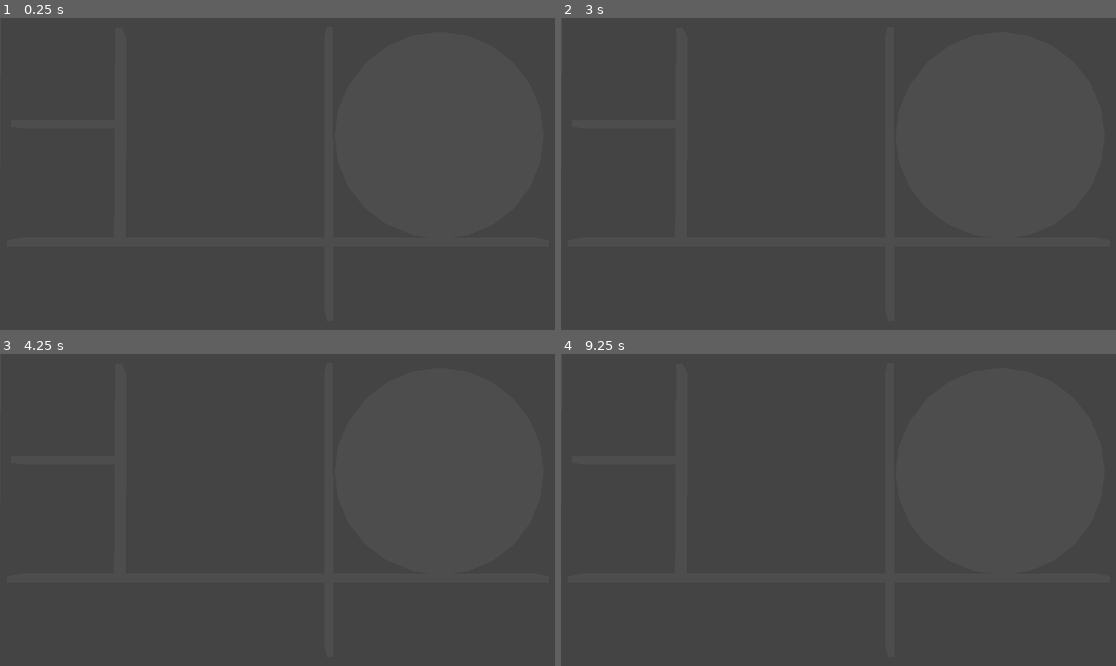
Above: before the commit, frames 1-4 (two rows, left to right).
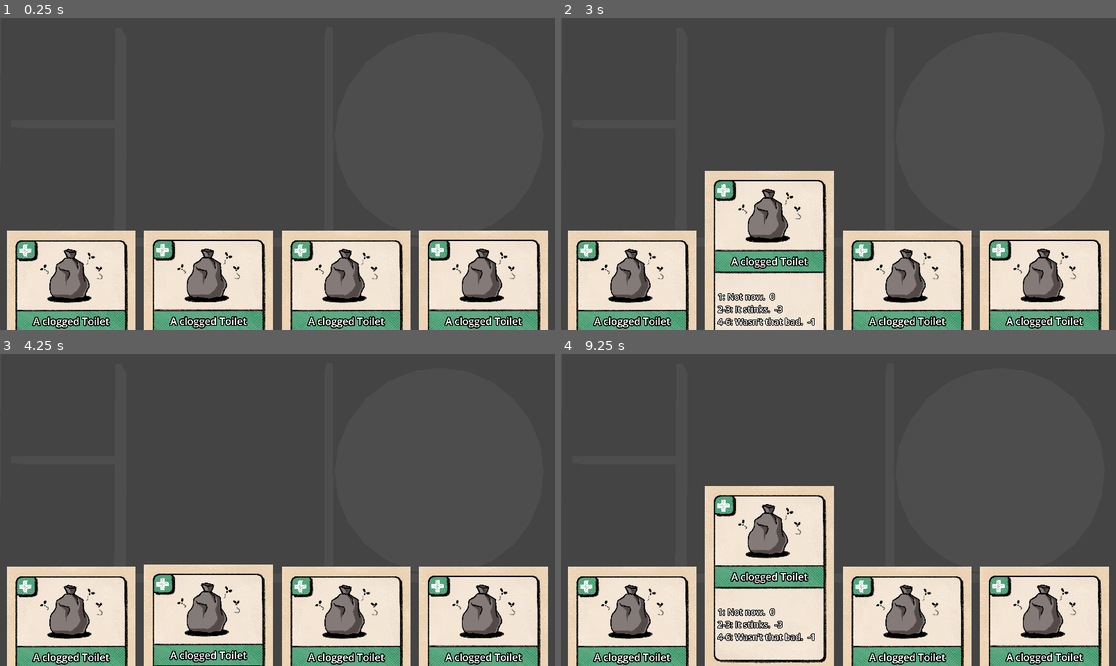
Above: after the commit, the same moments.

Repository: Lievven/weak-end-energy
Game: Godot game, scene res://jans_scene.tscn
Two runs of this game, one before a commit and one after it. Both use one fixed random seed, a clock stepped at 60 frames per second and the inputs below. The project has no main scene, so this scene is started directly.
Inputs (mouse positions are in pixels of both pictures, inside the frame that each line leads up to):
- Up to frame 1 (0.25 s): no input
- Up to frame 2 (3 s): tap Enter at 0.5, 2 s; move the mouse to (960, 158) at 0.52 s; click (960, 158) at 0.67 s; tap Space at 1.25, 2.75 s; move the mouse to (727, 189) at 1.27 s; click (727, 189) at 1.42 s; move the mouse to (894, 105) at 2.02 s; click (894, 105) at 2.17 s; move the mouse to (810, 236) at 2.77 s; click (810, 236) at 2.92 s
- Up to frame 3 (4.25 s): move the mouse to (444, 556) at 3.52 s; click (444, 556) at 3.67 s
- Up to frame 4 (9.25 s): move the mouse to (672, 463) at 4.27 s; click (672, 463) at 4.42 s; tap Enter at 5 s; move the mouse to (866, 510) at 5.02 s; click (866, 510) at 5.17 s; tap Space at 5.75 s; move the mouse to (755, 432) at 5.77 s; click (755, 432) at 5.92 s; move the mouse to (960, 494) at 6.52 s; click (960, 494) at 6.67 s; move the mouse to (727, 525) at 7.27 s; click (727, 525) at 7.42 s; move the mouse to (894, 441) at 8.02 s; click (894, 441) at 8.17 s; move the mouse to (810, 572) at 8.77 s; click (810, 572) at 8.92 s

The runs differ from the first frame. In frame 1, 28% of the frame differs, in the area x 1-99%, y 68-100%; in frame 2, 33%; in frame 3, 28%; in frame 4, 34%, in the area x 1-99%, y 42-100%.

Commit message:
Added card hand UI. Implemented card preview. Moved board & block to /resources

Diff:
--- /dev/null
+++ b/Godot/card_hand.gd
@@ -0,0 +1,5 @@
+extends Control
+
+
+func _ready() -> void:
+	pass
--- a/Godot/card_hand.tscn
+++ b/Godot/card_hand.tscn
@@ -1,6 +1,7 @@
-[gd_scene load_steps=2 format=3 uid="uid://dwansns35h8w4"]
+[gd_scene load_steps=3 format=3 uid="uid://dwansns35h8w4"]
 
-[ext_resource type="PackedScene" uid="uid://dcm74fvn1poc" path="res://cards/card.tscn" id="1_5km37"]
+[ext_resource type="PackedScene" uid="uid://0xtia38tcgne" path="res://card_slot.tscn" id="1_5km37"]
+[ext_resource type="Script" uid="uid://djbo7wed80ird" path="res://card_hand.gd" id="1_swcsj"]
 
 [node name="CardHand" type="Control"]
 layout_mode = 3
@@ -9,20 +10,44 @@
 anchor_bottom = 1.0
 grow_horizontal = 2
 grow_vertical = 2
+script = ExtResource("1_swcsj")
 
 [node name="HBoxContainer" type="HBoxContainer" parent="."]
-layout_mode = 0
-offset_right = 40.0
-offset_bottom = 40.0
+layout_mode = 1
+anchors_preset = 15
+anchor_right = 1.0
+anchor_bottom = 1.0
+grow_horizontal = 2
+grow_vertical = 2
 
-[node name="Card" parent="HBoxContainer" instance=ExtResource("1_5km37")]
+[node name="Separator" type="Control" parent="HBoxContainer"]
+custom_minimum_size = Vector2(10, 0)
 layout_mode = 2
 
-[node name="Card2" parent="HBoxContainer" instance=ExtResource("1_5km37")]
+[node name="CardSlot1" parent="HBoxContainer" instance=ExtResource("1_5km37")]
 layout_mode = 2
 
-[node name="Card3" parent="HBoxContainer" instance=ExtResource("1_5km37")]
+[node name="Separator2" type="Control" parent="HBoxContainer"]
+custom_minimum_size = Vector2(10, 0)
 layout_mode = 2
 
-[node name="Card4" parent="HBoxContainer" instance=ExtResource("1_5km37")]
+[node name="CardSlot2" parent="HBoxContainer" instance=ExtResource("1_5km37")]
 layout_mode = 2
+
+[node name="Separator3" type="Control" parent="HBoxContainer"]
+custom_minimum_size = Vector2(10, 0)
+layout_mode = 2
+
+[node name="CardSlot3" parent="HBoxContainer" instance=ExtResource("1_5km37")]
+layout_mode = 2
+
+[node name="Separator4" type="Control" parent="HBoxContainer"]
+custom_minimum_size = Vector2(10, 0)
+layout_mode = 2
+
+[node name="CardSlot4" parent="HBoxContainer" instance=ExtResource("1_5km37")]
+layout_mode = 2
+
+[node name="Separator5" type="Control" parent="HBoxContainer"]
+custom_minimum_size = Vector2(10, 0)
+layout_mode = 2
--- /dev/null
+++ b/Godot/card_slot.gd
@@ -0,0 +1,35 @@
+extends Control
+
+@export var maximum_screen_percentage = 1.02
+@export var minimum_screen_percentage = 0.54
+@export var card_shift_weight = 5
+
+var target_height = 0
+var current_height = 0
+
+
+func _ready() -> void:
+	target_height = minimum_screen_percentage
+	current_height = minimum_screen_percentage
+
+
+func _process(delta) -> void:
+	current_height = lerpf(current_height, target_height, card_shift_weight * delta)
+	move_card_up_percentage(current_height)
+
+
+func move_card_up_percentage(y_percent) -> void:
+	$Card.position.y = self.size.y - $Card/BackgroundFrame.size.y * y_percent * $Card.scale.y
+
+
+func _on_resized() -> void:
+	var width_mod = self.size.x / $Card/BackgroundFrame.size.x
+	$Card.scale = Vector2(width_mod, width_mod)
+
+
+func _on_card_mouse_entered() -> void:
+	target_height = maximum_screen_percentage
+
+
+func _on_card_mouse_exited() -> void:
+	target_height = minimum_screen_percentage
--- /dev/null
+++ b/Godot/card_slot.tscn
@@ -0,0 +1,23 @@
+[gd_scene load_steps=3 format=3 uid="uid://0xtia38tcgne"]
+
+[ext_resource type="Script" uid="uid://dc50veadfdk6u" path="res://card_slot.gd" id="1_jmuc5"]
+[ext_resource type="PackedScene" uid="uid://dcm74fvn1poc" path="res://cards/card.tscn" id="1_qx3y6"]
+
+[node name="CardSlot" type="Control"]
+layout_mode = 3
+anchors_preset = 15
+anchor_right = 1.0
+anchor_bottom = 1.0
+grow_horizontal = 2
+grow_vertical = 2
+size_flags_horizontal = 3
+script = ExtResource("1_jmuc5")
+
+[node name="Card" parent="." instance=ExtResource("1_qx3y6")]
+layout_mode = 1
+offset_left = 0.0
+offset_right = 0.0
+
+[connection signal="resized" from="." to="." method="_on_resized"]
+[connection signal="mouse_entered" from="Card" to="." method="_on_card_mouse_entered"]
+[connection signal="mouse_exited" from="Card" to="." method="_on_card_mouse_exited"]
--- /dev/null
+++ b/Godot/cards/card.gd
@@ -0,0 +1,10 @@
+extends Control
+
+func generate_card():
+	pass
+
+
+func _on_input(event: InputEvent) -> void:
+	if event is InputEventMouseButton:
+		if event.button_index == MOUSE_BUTTON_LEFT and event.pressed:
+			print("click")
--- a/Godot/cards/card.tscn
+++ b/Godot/cards/card.tscn
@@ -1,51 +1,73 @@
-[gd_scene load_steps=2 format=3 uid="uid://dcm74fvn1poc"]
+[gd_scene load_steps=6 format=3 uid="uid://dcm74fvn1poc"]
 
-[ext_resource type="Texture2D" uid="uid://dfkwrdfqyptjn" path="res://cards/placeholder_card.png" id="1_ivai2"]
+[ext_resource type="Script" uid="uid://bxgd825afvwi5" path="res://cards/card.gd" id="1_jsqqk"]
+[ext_resource type="Texture2D" uid="uid://cyge5do57idsb" path="res://cards/frame_bonus.png" id="1_nwofj"]
+[ext_resource type="Texture2D" uid="uid://vur5v28gtvq" path="res://cards/trashbag.png" id="2_4k7q8"]
+[ext_resource type="LabelSettings" uid="uid://dryivlepfdbbx" path="res://resources/card_title_label.tres" id="2_f61jr"]
+[ext_resource type="LabelSettings" uid="uid://dk55l3b0e2oql" path="res://resources/card_tesxt_label.tres" id="3_f61jr"]
 
 [node name="Card" type="Control"]
 layout_mode = 3
-anchors_preset = 0
-offset_left = 120.0
-offset_top = 167.0
-offset_right = 120.0
-offset_bottom = 167.0
+anchors_preset = 5
+anchor_left = 0.5
+anchor_right = 0.5
+offset_left = -576.0
+offset_right = -576.0
+grow_horizontal = 2
+script = ExtResource("1_jsqqk")
 
-[node name="Sprite2D" type="Sprite2D" parent="."]
-texture = ExtResource("1_ivai2")
+[node name="BackgroundFrame" type="TextureRect" parent="."]
+layout_mode = 1
+anchors_preset = 5
+anchor_left = 0.5
+anchor_right = 0.5
+offset_left = -448.0
+offset_right = 448.0
+offset_bottom = 1280.0
+grow_horizontal = 2
+texture = ExtResource("1_nwofj")
 
 [node name="Label" type="Label" parent="."]
-layout_mode = 1
-anchors_preset = 14
-anchor_top = 0.5
-anchor_right = 1.0
-anchor_bottom = 0.5
-offset_top = -11.5
-offset_bottom = 11.5
-grow_horizontal = 2
-grow_vertical = 2
-text = "Unclogg the Toilet"
+layout_mode = 0
+offset_left = -375.0
+offset_top = 562.0
+offset_right = 373.0
+offset_bottom = 699.0
+text = "A clogged Toilet"
+label_settings = ExtResource("2_f61jr")
 horizontal_alignment = 1
+vertical_alignment = 1
 
 [node name="VBoxContainer" type="VBoxContainer" parent="."]
 layout_mode = 1
-offset_left = -100.0
-offset_top = 28.0
-offset_right = 100.0
-offset_bottom = 148.0
+offset_left = -360.0
+offset_top = 732.0
+offset_right = 356.0
+offset_bottom = 1189.0
 alignment = 1
 
 [node name="Label" type="Label" parent="VBoxContainer"]
 layout_mode = 2
-text = "0-2: Task failed"
+text = "1: Not now.  0"
+label_settings = ExtResource("3_f61jr")
 
 [node name="Label2" type="Label" parent="VBoxContainer"]
 layout_mode = 2
-text = "3-6: -4"
+text = "2-3: It stinks.  -3"
+label_settings = ExtResource("3_f61jr")
 
 [node name="Label3" type="Label" parent="VBoxContainer"]
 layout_mode = 2
-text = "7-14: -2"
+text = "4-6: Wasn’t that bad.  -1"
+label_settings = ExtResource("3_f61jr")
 
-[node name="Label4" type="Label" parent="VBoxContainer"]
-layout_mode = 2
-text = "15+: -1"
+[node name="ContentImage" type="TextureRect" parent="."]
+layout_mode = 1
+offset_left = -369.0
+offset_top = 81.0
+offset_right = 362.0
+offset_bottom = 542.0
+texture = ExtResource("2_4k7q8")
+
+[connection signal="gui_input" from="." to="." method="_on_input"]
+[connection signal="gui_input" from="VBoxContainer/Label3" to="." method="_on_label_3_gui_input"]
--- a/Godot/jans_scene.tscn
+++ b/Godot/jans_scene.tscn
@@ -1,6 +1,7 @@
-[gd_scene load_steps=3 format=3 uid="uid://e8bhwjkcn0ir"]
+[gd_scene load_steps=4 format=3 uid="uid://e8bhwjkcn0ir"]
 
-[ext_resource type="PackedScene" uid="uid://dwrs03074tgo1" path="res://board_and_clock.fbx" id="2_vslsf"]
+[ext_resource type="PackedScene" uid="uid://dwansns35h8w4" path="res://card_hand.tscn" id="2_n0yoy"]
+[ext_resource type="PackedScene" uid="uid://dwrs03074tgo1" path="res://resources/board_and_clock.fbx" id="2_vslsf"]
 
 [sub_resource type="Environment" id="Environment_vslsf"]
 ambient_light_color = Color(1, 1, 1, 1)
@@ -15,3 +16,5 @@
 
 [node name="WorldEnvironment" type="WorldEnvironment" parent="."]
 environment = SubResource("Environment_vslsf")
+
+[node name="CardHand" parent="." instance=ExtResource("2_n0yoy")]
--- /dev/null
+++ b/Godot/resources/card_tesxt_label.tres
@@ -0,0 +1,6 @@
+[gd_resource type="LabelSettings" format=3 uid="uid://dk55l3b0e2oql"]
+
+[resource]
+font_size = 60
+outline_size = 20
+outline_color = Color(0, 0, 0, 1)
--- /dev/null
+++ b/Godot/resources/card_title_label.tres
@@ -0,0 +1,6 @@
+[gd_resource type="LabelSettings" format=3 uid="uid://dryivlepfdbbx"]
+
+[resource]
+font_size = 70
+outline_size = 30
+outline_color = Color(0, 0, 0, 1)
Not shown, added: Godot/card_hand.gd.uid
Not shown, added: Godot/card_slot.gd.uid
Not shown, added: Godot/cards/card.gd.uid
Binary file added: Godot/cards/frame_bonus.png
Not shown, added: Godot/cards/frame_bonus.png.import
Binary file added: Godot/cards/frame_group.png
Not shown, added: Godot/cards/frame_group.png.import
Binary file added: Godot/cards/frame_single.png
Not shown, added: Godot/cards/frame_single.png.import
Binary file added: Godot/cards/trashbag.png
Not shown, added: Godot/cards/trashbag.png.import
Renamed: Godot/board_and_clock.fbx -> Godot/resources/board_and_clock.fbx
(and 1 more such lines)
